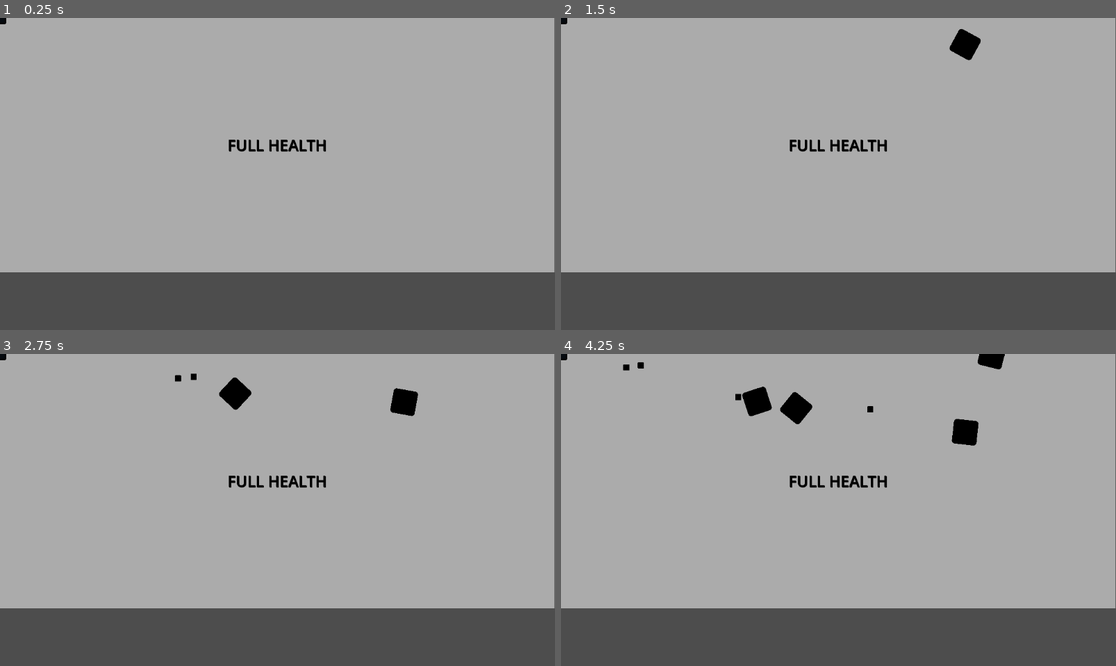
Above: before the commit, frames 1-4 (two rows, left to right).
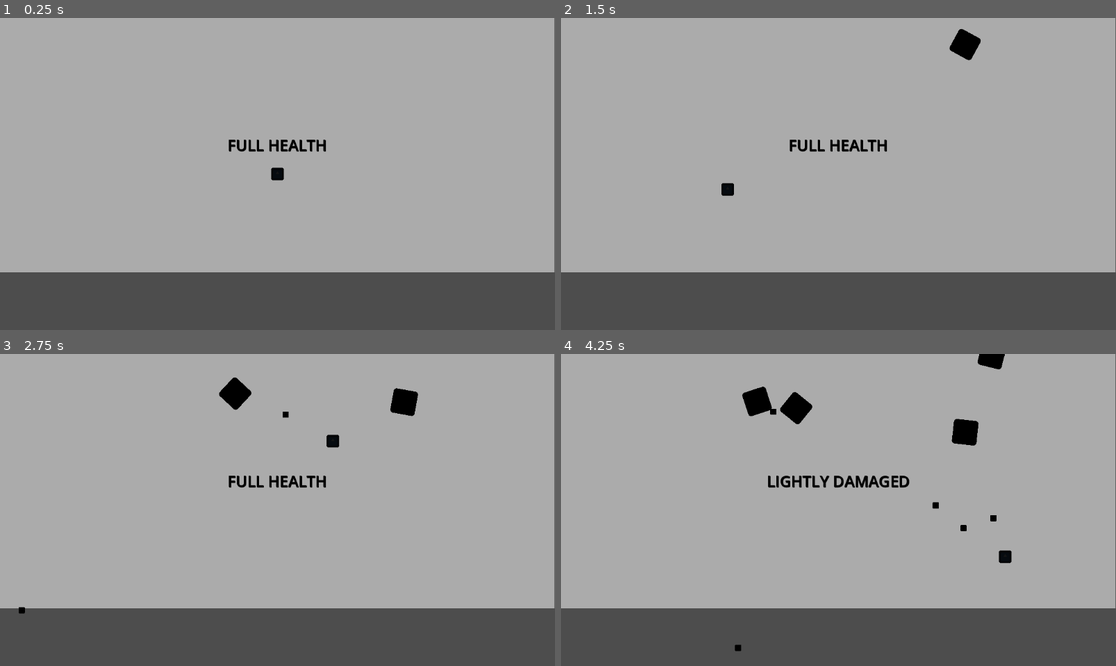
Above: after the commit, the same moments.

Repository: FilipeFL/Puzzlers
Game: Godot game, scene res://Scenes/Main.tscn
The game is run twice, just before and just after one commit, with the same random seed, the same clock (stepped at 60 frames per second) and the same inputs. The engine's default icon, where the game draws it, is replaced by a stand-in: a white triangle on a blue panel in a dark square.
Inputs (mouse positions are in pixels of both pictures, inside the frame that each line leads up to):
- Up to frame 1 (0.25 s): no input
- Up to frame 2 (1.5 s): tap Enter at 0.5 s; move the mouse to (960, 158) at 0.52 s; hold D (Move_Right) 0.53-1.28 s; click (960, 158) at 0.6 s; move the mouse to (727, 189) at 1.27 s; hold S (Move_Down) from 1.28 s (still down); click (727, 189) at 1.35 s
- Up to frame 3 (2.75 s): move the mouse to (333, 441) at 2.02 s; release S (Move_Down) at 2.03 s; hold D (Move_Right) from 2.03 s (still down); click (333, 441) at 2.1 s
- Up to frame 4 (4.25 s): move the mouse to (810, 572) at 2.77 s; release D (Move_Right) at 2.78 s; hold W (Move_Up) 2.78-3.53 s; click (810, 572) at 2.85 s; move the mouse to (1005, 556) at 3.52 s; hold A (Move_Left) from 3.53 s (still down); click (1005, 556) at 3.6 s

The runs differ from the first frame. In frame 1, 0.1% of the frame differs, in the area x 0-52%, y 0-53%; in frame 2, 0.1%; in frame 3, 0.2%; in frame 4, 1.0%, in the area x 0-82%, y 0-96%.

Commit message:
Enemies Wave
Made a counter for the number of enemies in the scene.

Diff:
--- a/Puzzlers/Scenes/Enemy.tscn
+++ b/Puzzlers/Scenes/Enemy.tscn
@@ -20,7 +20,6 @@
 
 [node name="CollisionShape2D" type="CollisionShape2D" parent="Area2D"]
 position = Vector2(-6.18398e-06, 7.15256e-06)
-scale = Vector2(1, 1)
 shape = SubResource("RectangleShape2D_adpc2")
 one_way_collision_margin = 0.0
 
--- a/Puzzlers/Scripts/Enemy.gd
+++ b/Puzzlers/Scripts/Enemy.gd
@@ -14,7 +14,6 @@
 
 	var _target = Vector2(position.x, 100)
 
-	# TODO: Try to understand how to use Tweening in Godot 4.0
 	tween = get_tree().create_tween()
 
 	tween.tween_property(self, "position", _target, 2.0).set_trans(Tween.TRANS_QUINT).set_ease(Tween.EASE_OUT)
@@ -22,7 +21,6 @@
 
 # Called every frame. 'delta' is the elapsed time since the previous frame.
 func _process(delta):
-	## NOTE: Rotation may vary with the level development
 	rotate(1 * delta)
 	position.y += 50 * delta
 
--- a/Puzzlers/Scripts/EnemySpawn.gd
+++ b/Puzzlers/Scripts/EnemySpawn.gd
@@ -1,17 +1,24 @@
 extends Node2D
 
 var enemy_scene = load("res://Scenes/Enemy.tscn")
+var enemy_timer = 1
+var enemy_count = 0
 
 
 # Called when the node enters the scene tree for the first time.
 func _ready():
-	$Timer.set_wait_time(1)
+	$Timer.set_wait_time(enemy_timer)
 	$Timer.start()
 
 
 # Called every frame. 'delta' is the elapsed time since the previous frame.
 func _process(delta):
-	pass
+	if (enemy_count >= 10):
+		enemy_timer += 2
+		$Timer.set_wait_time(enemy_timer)
+	else:
+		enemy_timer = 1
+		$Timer.set_wait_time(enemy_timer)
 
 
 func _on_timer_timeout():
@@ -21,4 +28,6 @@
 	_enemy.position.x = randf_range(50, 910)
 	_enemy.position.y = -100
 
+	enemy_count += 1
+
 	add_child(_enemy)
--- a/Puzzlers/Scripts/Player.gd
+++ b/Puzzlers/Scripts/Player.gd
@@ -1,4 +1,4 @@
-extends CharacterBody2D
+extends Node2D
 
 @export var max_speed = 300
 @export var acceleration = 1500
@@ -17,44 +17,7 @@
 
 # Called every frame. 'delta' is the elapsed time since the previous frame.
 func _process(delta):
-	# Old player movement by the mouse position
-	# self.position = get_global_mouse_position()
-
-	axis = _get_input_axis()
-
-	if (axis == Vector2.ZERO):
-		pass # TODO: Apply friction
-	else:
-		pass # TODO: Apply movement
-
-	move_and_slide()
-
-	if (Input.is_action_just_pressed("Shoot")):
-		var _bullet = player_bullet.instantiate()
-
-		get_parent().add_child(_bullet)
-		_bullet.position = self.position
-
-
-func _physics_process(delta):
-	pass
-
-
-func _get_input_axis():
-	axis.x = int(Input.is_action_pressed("Move_Right")) - int(Input.is_action_pressed("Move_Left"))
-	axis.y = int(Input.is_action_pressed("Move_Down")) - int(Input.is_action_pressed("Move_Up"))
-
-
-func _apply_friction(amount):
-	if (velocity.length() > amount):
-		velocity -= velocity.normalized() * amount
-	else:
-		velocity = Vector2.ZERO
-
-
-func _apply_movement(accel): # accel == Acceleration
-	velocity += accel
-	velocity = velocity.limit_length(max_speed)
+	self.position = get_global_mouse_position()
 
 
 func _player_status():
